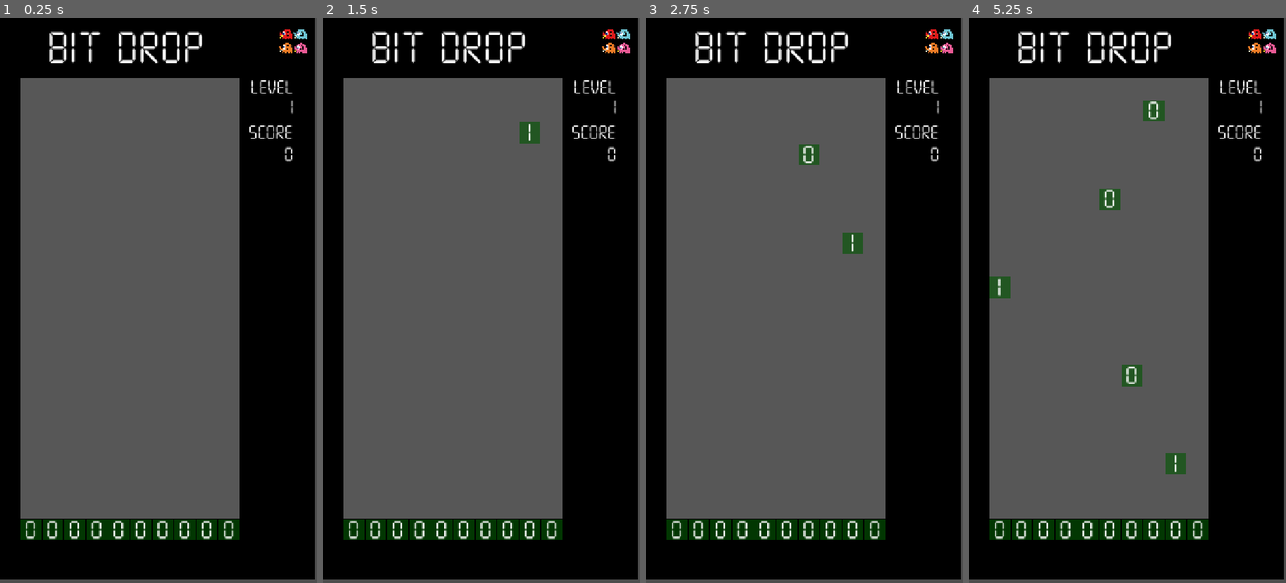
Above: before the commit, frames 1-4 (left to right).
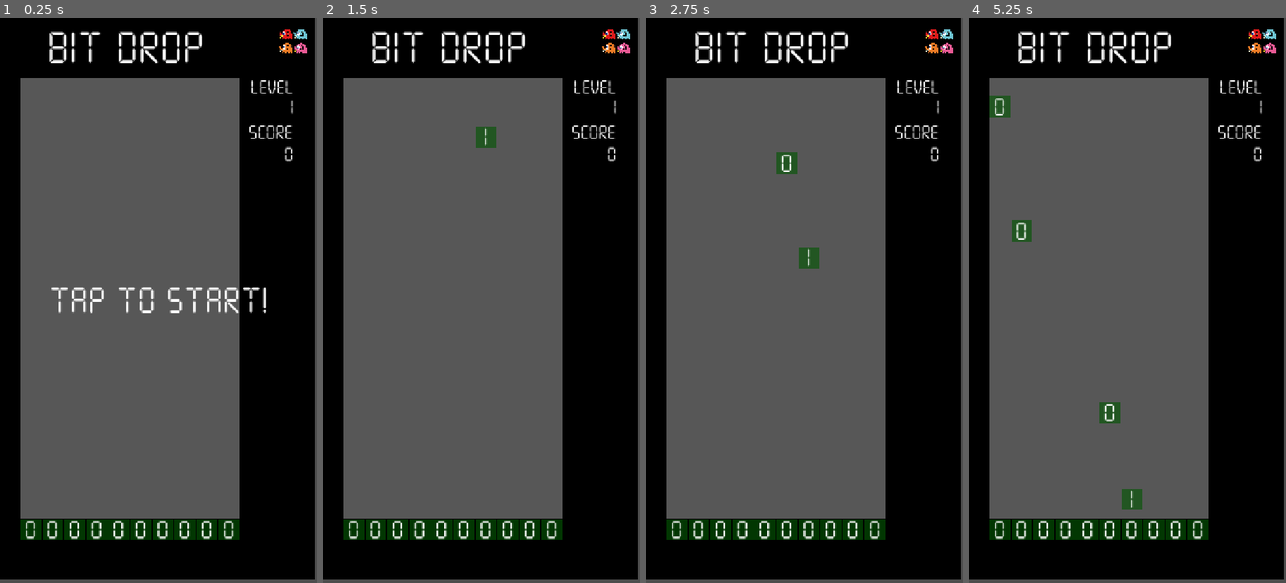
Above: after the commit, the same moments.

Repository: DavidParkerDr/GGJ26
Game: Godot game, scene res://Main.tscn
Same seed, same stepped clock (60 frames per second), same inputs: the game is played once before the commit and once after it.
Inputs (mouse positions are in pixels of both pictures, inside the frame that each line leads up to):
- Up to frame 1 (0.25 s): no input
- Up to frame 2 (1.5 s): tap Enter (start, bound only after the commit) at 0.5, 0.6, 1.35 s; move the mouse to (551, 272) at 0.52 s; hold Right (move_right) 0.53-1.28 s; click (551, 272) at 0.67 s; move the mouse to (418, 328) at 1.27 s; hold Left (move_left) from 1.28 s (still down); click (418, 328) at 1.42 s
- Up to frame 3 (2.75 s): move the mouse to (836, 176) at 2.02 s; release Left (move_left) at 2.03 s; hold Right (move_right) from 2.03 s (still down); tap 1 at 2.1 s; click (836, 176) at 2.17 s; tap Enter (start, bound only after the commit) at 2.3 s
- Up to frame 4 (5.25 s): move the mouse to (1111, 413) at 2.77 s; release Right (move_right) at 2.78 s; hold W 2.78-3.53 s; tap 2 at 2.85 s; click (1111, 413) at 2.92 s; tap Enter (start, bound only after the commit) at 3.05, 3.8, 4.55 s; move the mouse to (1222, 385) at 3.52 s; hold Left (move_left) from 3.53 s (still down); tap 3 at 3.6 s; click (1222, 385) at 3.67 s; move the mouse to (1032, 215) at 4.27 s; tap 4 at 4.35 s; click (1032, 215) at 4.42 s; move the mouse to (1143, 300) at 5.02 s; tap 5 at 5.1 s; click (1143, 300) at 5.17 s

The runs differ from the first frame. In frame 1, 0.9% of the frame differs, in the area x 16-84%, y 47-53%; in frame 2, 0.5%; in frame 3, 1.0%; in frame 4, 2.2%, in the area x 6-69%, y 13-87%.

Commit message:
Quick game loop

Diff:
--- a/src/bit-drop/Main.tscn
+++ b/src/bit-drop/Main.tscn
@@ -45,8 +45,12 @@
 [node name="Bits" type="Node2D" parent="." unique_id=1314198084]
 position = Vector2(45, 135)
 
-[node name="TickTimer" type="Timer" parent="." unique_id=575874012]
+[node name="AddBlockTimer" type="Timer" parent="." unique_id=575874012]
 autostart = true
+
+[node name="GameoverTimer" type="Timer" parent="." unique_id=1349166563]
+wait_time = 5.0
+one_shot = true
 
 [node name="Label" type="Label" parent="." unique_id=1180464154]
 offset_left = 107.0
@@ -108,4 +112,23 @@
 [node name="JinglePlayer" type="AudioStreamPlayer" parent="." unique_id=976216354]
 script = ExtResource("8_trn2v")
 
-[connection signal="timeout" from="TickTimer" to="." method="_on_tick_timer_timeout"]
+[node name="MessageLabel" type="Label" parent="." unique_id=1464919196]
+anchors_preset = 8
+anchor_left = 0.5
+anchor_top = 0.5
+anchor_right = 0.5
+anchor_bottom = 0.5
+offset_left = -248.5
+offset_top = -98.5
+offset_right = 248.5
+offset_bottom = 98.5
+grow_horizontal = 2
+grow_vertical = 2
+theme = ExtResource("4_cm0pq")
+theme_override_font_sizes/font_size = 81
+text = "Tap to start!"
+horizontal_alignment = 1
+vertical_alignment = 1
+
+[connection signal="timeout" from="AddBlockTimer" to="." method="_on_tick_timer_timeout"]
+[connection signal="timeout" from="GameoverTimer" to="." method="_on_gameover_timer_timeout"]
--- a/src/bit-drop/main.gd
+++ b/src/bit-drop/main.gd
@@ -3,10 +3,11 @@
 @export var block_scene: PackedScene
 @export var bit_scene: PackedScene
 
+const STATE_ATTRACT = 'Attract'
 const STATE_RUNNING = 'Running'
 const STATE_GAME_OVER = 'GameOver'
 
-var state = STATE_RUNNING
+var state = STATE_ATTRACT
 
 var size = Vector2(10, 20)
 var bits_map: Array[Array] = []
@@ -32,28 +33,20 @@
 func _ready() -> void:
 	viewport_size = get_viewport().size
 
-	for i in range(0, size.x):
-		var bits_column = []
-		bits_column.resize(size.y + 1) # Extra row for mask
-		bits_map.append(bits_column)
-
-		var bit = bit_scene.instantiate()
-		bit.position.x = i * bit_width
-
-		bit.isOne = false
-		bit.add_to_group("bitmap")
-		bits_column[0] = bit
-
-		mask.add_child(bit)
+	reset_map()
 
 func handle_input(location):
 	Input.action_release("move_left")
 	Input.action_release("move_right")
-
-	if location < viewport_size.x / 2:
-		Input.action_press('move_left')
-	elif location > (viewport_size.x / 2):
-		Input.action_press("move_right")
+	Input.action_release("start")
+
+	if state == STATE_RUNNING:
+		if location < viewport_size.x / 2:
+			Input.action_press('move_left')
+		elif location > (viewport_size.x / 2):
+			Input.action_press("move_right")
+	else:
+		Input.action_press("start")
 
 func _unhandled_input(event):
 	if state == STATE_RUNNING:
@@ -157,10 +150,20 @@
 			move(-1)
 		elif Input.is_action_just_pressed("move_right"):
 			move(1)
+	elif state == STATE_ATTRACT:
+		if Input.is_action_just_pressed("start"):
+			handle_game_start()
 
 	# Update UI
 	$LevelValue.text = str(level)
 	$ScoreValue.text = str(score)
+
+	if state == STATE_ATTRACT:
+		$MessageLabel.text = 'Tap to start!'
+	elif state == STATE_GAME_OVER:
+		$MessageLabel.text = 'Game over!'
+
+	$MessageLabel.visible = state == STATE_ATTRACT or state == STATE_GAME_OVER
 
 func move(dx):
 	var new_map: Array[Array] = []
@@ -207,10 +210,13 @@
 
 		add_block(bits)
 
+		$AddBlockTimer.wait_time = 0.5 + maxf(0, 1 - blocks_dropped * 0.01) + randf_range(-0.2, 0.2)
+
 func add_block(pattern: Array[bool]):
 	blocks_dropped += 1
 
 	var block = block_scene.instantiate()
+	block.speed = 200 + randi_range(-30, 30)
 	block.position.x = randi_range(0, size.x - pattern.size()) * bit_width
 
 	for i in pattern.size():
@@ -255,10 +261,52 @@
 			handle_game_over()
 			break
 
+func handle_attract():
+	state = STATE_ATTRACT
+
+func handle_game_start():
+	state = STATE_RUNNING
+
+	jingle.play_game_start()
+	reset_map()
+
+	score = 0
+	level = 1
+	blocks_dropped = 0
+
 func handle_game_over():
+	if state == STATE_GAME_OVER:
+		return
+
 	state = STATE_GAME_OVER
+	$GameoverTimer.start()
 
 	jingle.play_game_over_sad()
+
+func _on_gameover_timer_timeout() -> void:
+	reset_map()
+
+	handle_attract()
+
+
+func reset_map():
+	bits_map = []
+	for node in get_tree().get_nodes_in_group('bitmap'):
+		node.queue_free()
+
+	for i in range(0, size.x):
+		var bits_column = []
+		bits_column.resize(size.y + 1) # Extra row for mask
+		bits_map.append(bits_column)
+
+		var bit = bit_scene.instantiate()
+		bit.position.x = i * bit_width
+
+		bit.isOne = false
+		bit.add_to_group("bitmap")
+		bits_column[0] = bit
+
+		mask.add_child(bit)
 
 func get_bit(x: int, y: int):
 	return bits_map[x][y]
--- a/src/bit-drop/project.godot
+++ b/src/bit-drop/project.godot
@@ -40,6 +40,11 @@
 "events": [Object(InputEventKey,"resource_local_to_scene":false,"resource_name":"","device":-1,"window_id":0,"alt_press …(195 unchanged characters)…
 ]
 }
+start={
+"deadzone": 0.2,
+"events": [Object(InputEventKey,"resource_local_to_scene":false,"resource_name":"","device":-1,"window_id":0,"alt_pressed":false,"shift_pressed":false,"ctrl_pressed":false,"meta_pressed":false,"pressed":false,"keycode":0,"physical_keycode":4194309,"key_label":0,"unicode":0,"location":0,"echo":false,"script":null)
+]
+}
 
 [physics]
 
Not shown: 1 places in src/bit-drop/Main.tscn that only renumber resources
